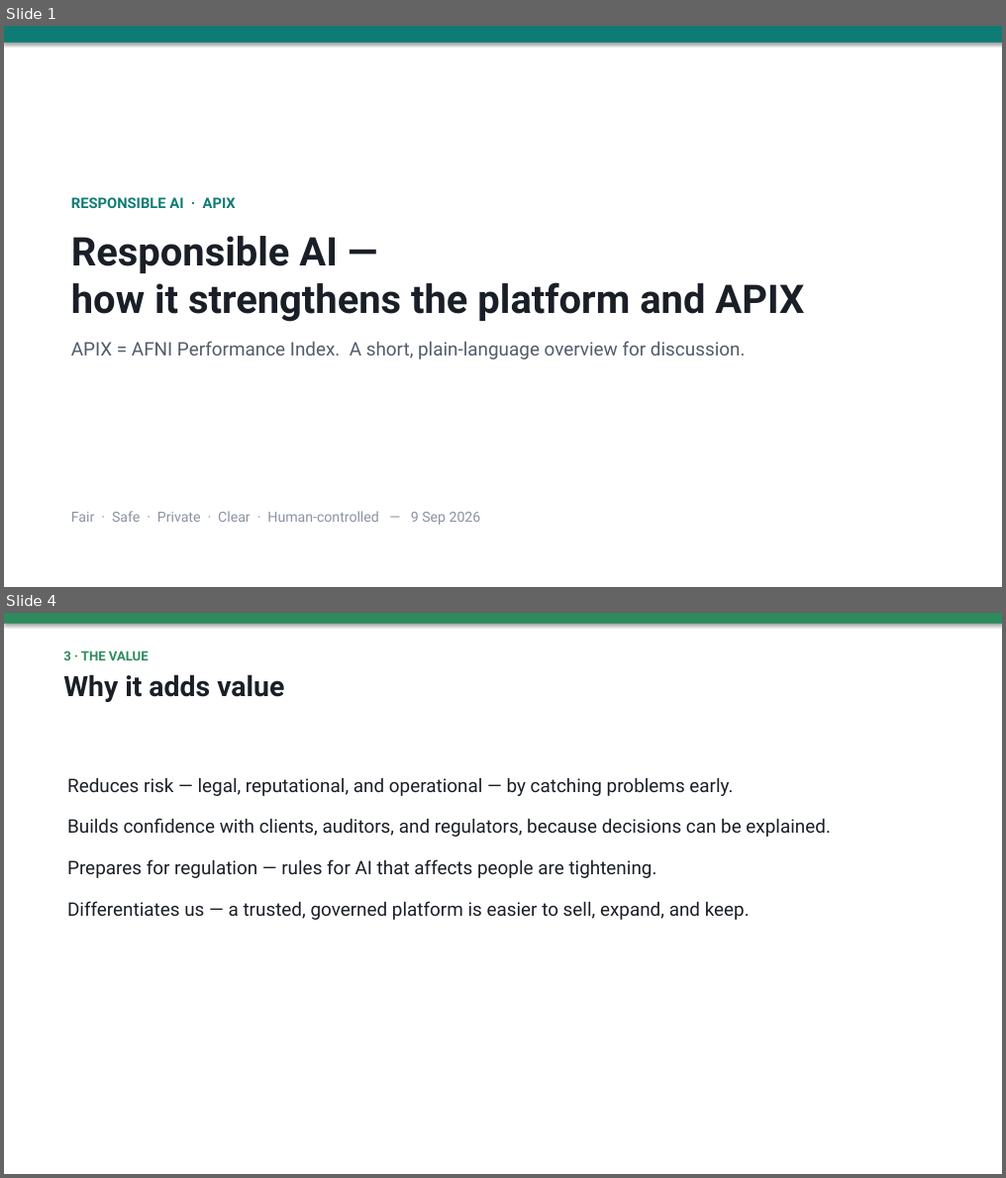
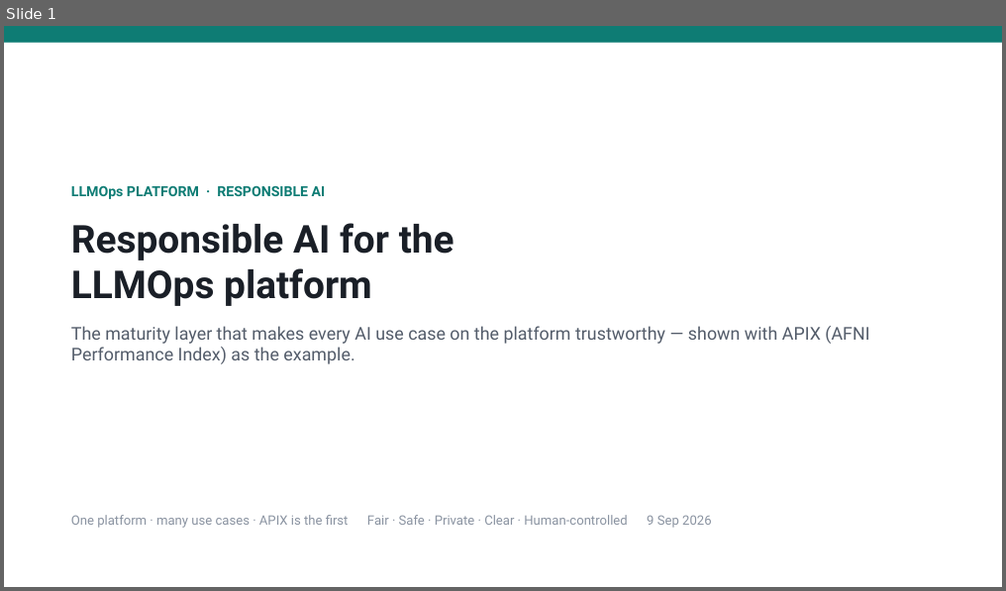
Before and after one commit to shyamanugu/LLMOps, a slide deck: usecases/ai_pipeline 2/docs/Responsible_AI_for_APIX.pptx. Shown one above the other, each under a label of ours: slides 1 and 4 before the commit, slide 1 after it; the slides between them are not shown. The pictures are 1006x1178 and 1006x591 pixels, drawn with LibreOffice and Linux fonts; fonts in the diff are those of the drawing. Boxes give left, top, right and bottom in pixels: in the first picture for what was removed or moved away, otherwise in the second. Text is boxed around its words. In the diff, an @@ line names an element or a change of style, - is before the commit and + after.

```diff
--- a/usecases/ai_pipeline 2/docs/Responsible_AI_for_APIX.pptx
+++ b/usecases/ai_pipeline 2/docs/Responsible_AI_for_APIX.pptx
@@ slide 4 removed at bbox=[4, 613, 1002, 1174], background #FFFFFF @@
@@ rectangle removed at bbox=[4, 613, 1002, 624] @@
@@ text removed at bbox=[63, 651, 284, 702] @@
-3 · THE VALUE
-Why it adds value
@@ text removed at bbox=[67, 778, 831, 920] @@
-Reduces risk — legal, reputational, and operational — by catching problems early.
-Builds confidence with clients, auditors, and regulators, because decisions can be explained.
-Prepares for regulation — rules for AI that affects people are tightening.
-Differentiates us — a trusted, governed platform is easier to sell, expand, and keep.
@@ slide 1 changed as well @@
@@ rectangle at bbox=[4, 26, 1002, 43]: shadow off @@
@@ text at bbox=[71, 185, 869, 365]: text changed; size 18 to 17 pt @@
-RESPONSIBLE AI · APIX
-Responsible AI —
-how it strengthens the platform and APIX
-APIX = AFNI Performance Index. A short, plain-language overview for discussion.
+LLMOps PLATFORM · RESPONSIBLE AI
+Responsible AI for the
+LLMOps platform
+The maturity layer that makes every AI use case on the platform trustworthy — shown with APIX (AFNI Performance Index) as the example.
@@ text at bbox=[71, 515, 711, 528]: text changed; size 13.5 to 12.5 pt @@
-Fair · Safe · Private · Clear · Human-controlled — 9 Sep 2026
+One platform · many use cases · APIX is the first Fair · Safe · Private · Clear · Human-controlled 9 Sep 2026
```
Also in this commit, not shown: 3 other slides changed, 4 slides added, 3 other slides removed.
